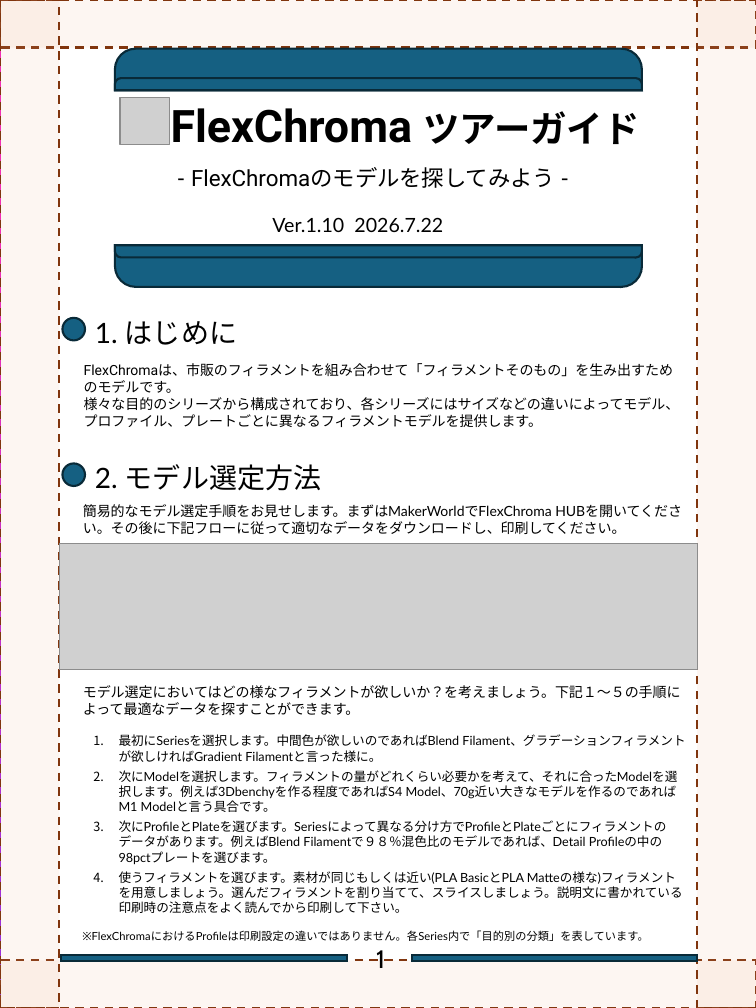
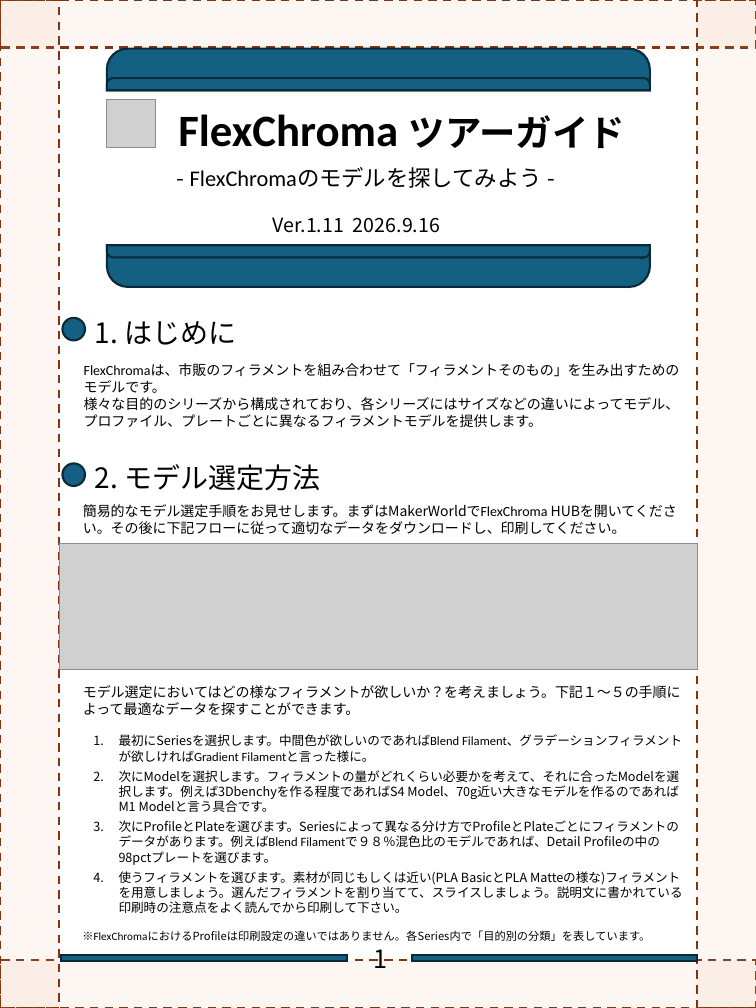
Before and after one commit to FlexChromaHQ/FlexChroma, a slide deck: slide 2 of Documents/Original/FlexChroma_Tour_Guide_JP.pptx. Drawn at 756x1008 pixels with LibreOffice and Linux fonts; fonts in the diff are those of the drawing; grey boxes stand for pictures. Boxes give left, top, right and bottom in pixels: in the first picture for what was removed or moved away, otherwise in the second. Text is boxed around its words. In the diff, an @@ line names an element or a change of style, - is before the commit and + after.

```diff
--- a/Documents/Original/FlexChroma_Tour_Guide_JP.pptx
+++ b/Documents/Original/FlexChroma_Tour_Guide_JP.pptx
@@ rectangle removed at (0, 0, 756, 1008) @@
@@ round same rect: place and size @@
-round same rect at (115, 48, 642, 90)
+round same rect at (107, 48, 650, 90)
@@ round same rect: place and size @@
-round same rect at (115, 78, 642, 90)
+round same rect at (107, 78, 650, 90)
@@ picture: place and size @@
-picture at (120, 97, 169, 144)
+picture at (107, 100, 156, 147)
@@ text "FlexChroma ツアーガイド": place and size @@
-text "FlexChroma ツアーガイド" at (171, 108, 639, 144)
+text "FlexChroma ツアーガイド" at (178, 114, 625, 148)
@@ text "FlexChroma ツアーガイド" at (178, 114, 625, 148): font Roboto to Calibri in "FlexChroma"; font Lato to Noto Sans CJK JP in "ツアーガイド" @@
@@ text "- FlexChromaのモデルを探してみよう -" at (190, 167, 542, 188): font Lato to Noto Sans CJK JP in "- FlexChromaのモデルを探してみよう -"; font Roboto to Calibri in "FlexChromaのモデルを探してみよう" @@
@@ text at (272, 217, 440, 233): text changed; font Lato to Noto Sans CJK JP @@
-Ver.1.10 2026.7.22
+Ver.1.11 2026.9.16
@@ round same rect: place and size @@
-round same rect at (115, 245, 642, 286)
+round same rect at (107, 245, 650, 286)
@@ round same rect: place and size @@
-round same rect at (115, 245, 642, 257)
+round same rect at (107, 245, 650, 257)
@@ text "1. はじめに" at (95, 321, 237, 345): font Lato to Noto Sans CJK JP @@
@@ text "FlexChromaは、市販のフィラメントを組み合わせて「フィラメントそのもの」を生み出すためのモデルです。" at (84, 364, 680, 427): font Roboto to Calibri in "FlexChromaは、市販のフィラメントを組み合わせて「フィラメントそのもの」を生み出すためのモデルです。"; font Lato to Noto Sans CJK JP @@
@@ text "2. モデル選定方法" at (95, 464, 321, 491): font Lato to Noto Sans CJK JP @@
@@ text "簡易的なモデル選定手順をお見せします。まずはMakerWorldでFlexChroma HUBを開いてください。その後に ..." at (83, 504, 626, 534): font Lato to Noto Sans CJK JP in "簡易的なモデル選定手順をお見せします。まずはMakerWorldでFlexChroma HUBを開いてください。その後に ..."; font Lato to Calibri in "簡易的なモデル選定手順をお見せします。まずはMakerWorldでFlexChroma" @@
@@ text "最初にSeriesを選択します。中間色が欲しいのであればBlend Filament、グラデーションフィラメントが欲しけ ..." at (119, 734, 683, 913): font Lato to Noto Sans CJK JP; font Lato to Calibri in "最初にSeriesを選択します。中間色が欲しいのであればBlend Filament、グラデーションフィラメントが欲しけ ...", "次にProfileとPlateを選びます。Seriesによって異なる分け方でProfileとPlateごとにフィラメント ..." @@
@@ text "※FlexChromaにおけるProfileは印刷設定の違いではありません。各Series内で「目的別の分類」を表してい ..." at (82, 930, 650, 941): font Lato to Noto Sans CJK JP, font Lato to Calibri in "※FlexChromaにおけるProfileは印刷設定の違いではありません。各Series内で「目的別の分類」を表してい ..." @@
@@ text "1" at (374, 949, 388, 968): font Cabin to Noto Sans CJK JP @@
```
Also in this commit, not shown: 5 other slides changed, 19 other files.
